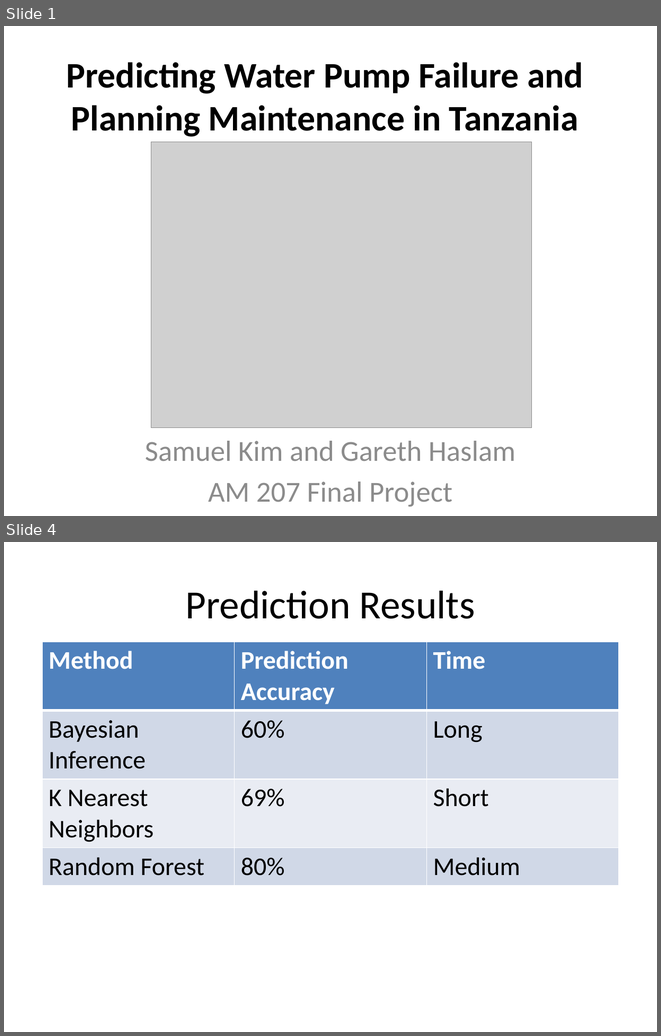
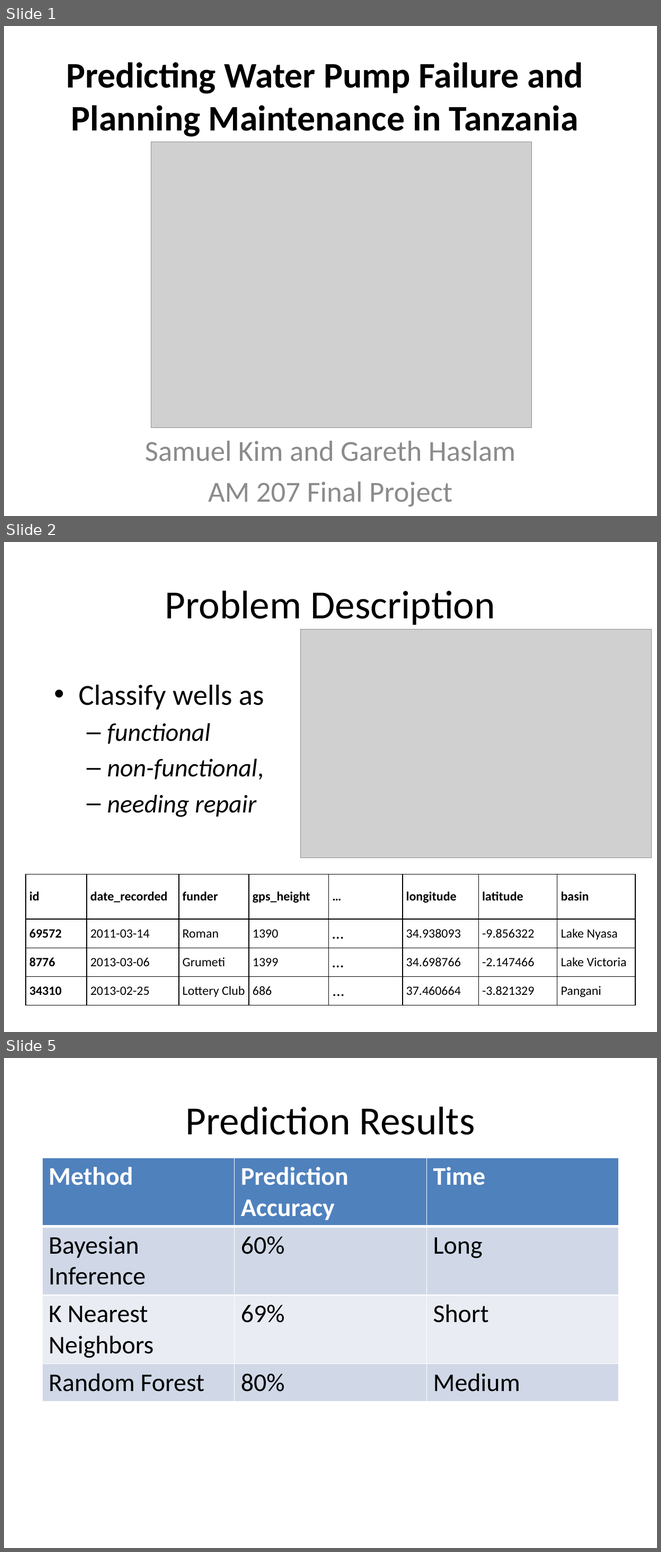
Before and after one commit to ghaslam/AM207, a slide deck: Screencast/Screencast.pptx. Shown one above the other, each under a label of ours: slides 1 and 4 before the commit, slides 1, 2 and 5 after it; the slides between them are not shown. The pictures are 661x1036 and 661x1552 pixels, drawn with LibreOffice and Linux fonts; fonts in the diff are those of the drawing; grey boxes stand for pictures. Boxes give left, top, right and bottom in pixels: in the first picture for what was removed or moved away, otherwise in the second. Text is boxed around its words. In the diff, an @@ line names an element or a change of style, - is before the commit and + after.

```diff
--- a/Screencast/Screencast.pptx
+++ b/Screencast/Screencast.pptx
@@ slide 2 added at bbox=[4, 542, 657, 1032], background #FFFFFF @@
@@ title added at bbox=[165, 590, 495, 625], 44 pt, text #000000 @@
+Problem Description
@@ picture added at bbox=[300, 629, 651, 857] @@
@@ text added at bbox=[79, 685, 264, 817], 28 pt, text #000000, italic @@
+• Classify wells as
+  – functional
+  – non-functional,
+  – needing repair
@@ table added at bbox=[26, 874, 635, 1014], 4 rows, 8 columns @@
+id | date_recorded | funder | gps_height | … | longitude | latitude | basin
+69572 | 2011-03-14 | Roman | 1390 | … | 34.938093 | -9.856322 | Lake Nyasa
+8776 | 2013-03-06 | Grumeti | 1399 | … | 34.698766 | -2.147466 | Lake Victoria
+34310 | 2013-02-25 | Lottery Club | 686 | ... | 37.460664 | -3.821329 | Pangani
@@ what was slide 4 is now slide 5 @@
```
Also in this commit, not shown: 1 slide changed, 2 other slides added, 1 slide removed.
